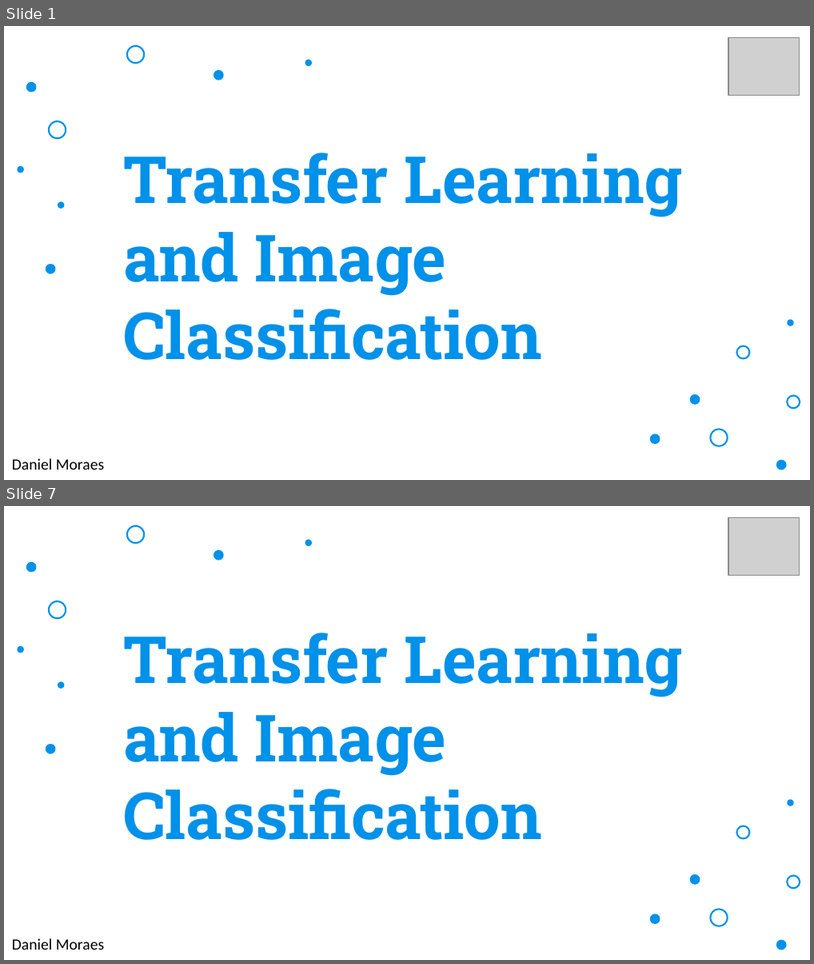
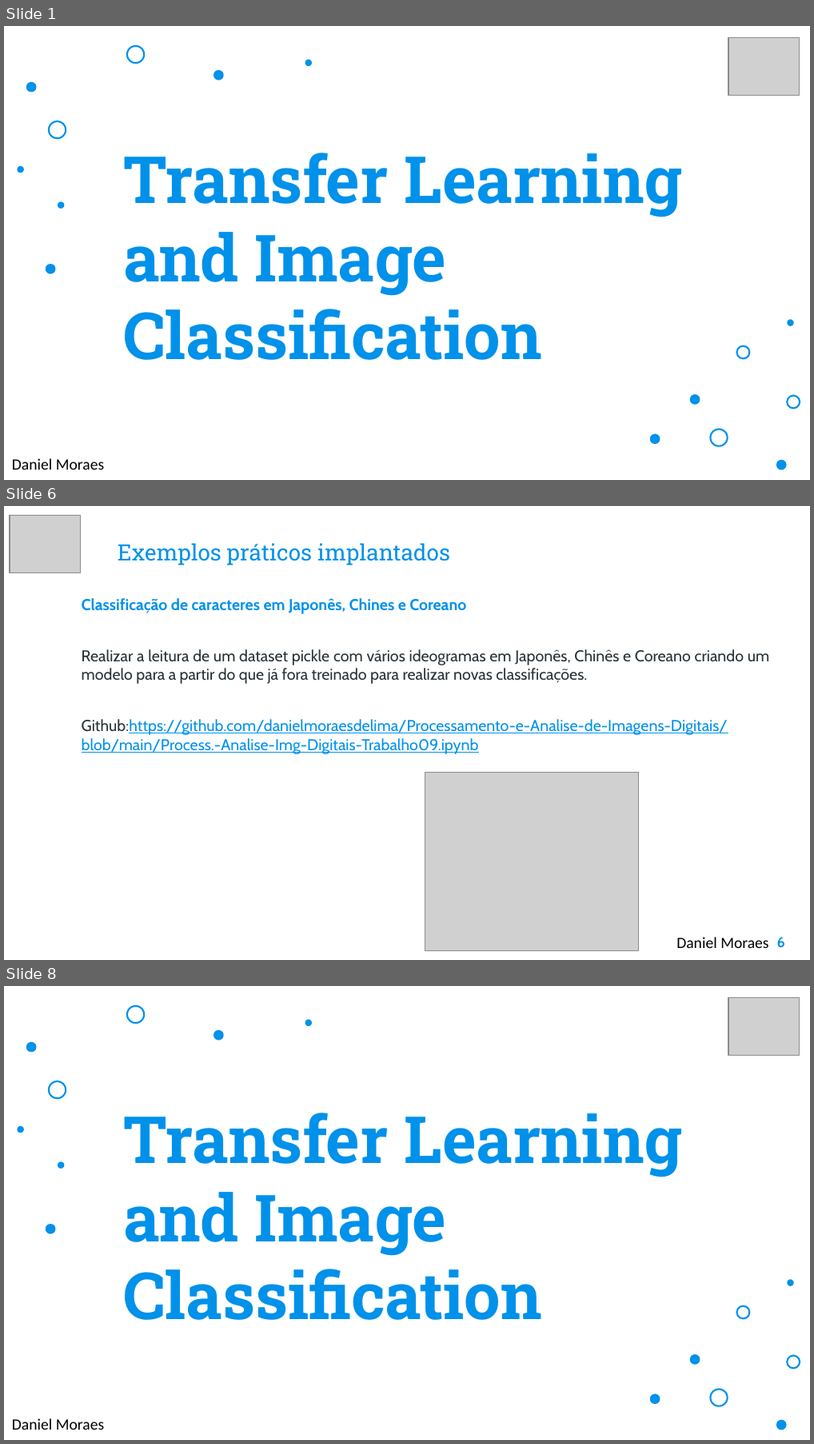
Before and after one commit to danielmoraesdelima/dissertacaounifor, a slide deck: Unifor - MIA - Transfer Learning and Image Classification.pptx. Shown one above the other, each under a label of ours: slides 1 and 7 before the commit, slides 1, 6 and 8 after it; the slides between them are not shown. The pictures are 814x964 and 814x1444 pixels, drawn with LibreOffice and Linux fonts; fonts in the diff are those of the drawing; grey boxes stand for pictures; background and template pictures are left out. Boxes give left, top, right and bottom in pixels: in the first picture for what was removed or moved away, otherwise in the second. Text is boxed around its words. In the diff, an @@ line names an element or a change of style, - is before the commit and + after.

```diff
--- a/Unifor - MIA - Transfer Learning and Image Classification.pptx
+++ b/Unifor - MIA - Transfer Learning and Image Classification.pptx
@@ slide 6 added at <box>4,506,810,960</box>, background picture (left out) @@
@@ picture added at <box>10,516,80,573</box> @@
@@ title added at <box>118,543,450,565</box>, 20 pt, text #0091EA @@
+Exemplos práticos implantados
@@ text added at <box>82,598,770,754</box>, 14 pt, text #0091EA @@
+Classificação de caracteres em Japonês, Chines e Coreano
+Realizar a leitura de um dataset pickle com vários ideogramas em Japonês, Chinês e Coreano criando um modelo para a partir do que já fora treinado para realizar novas classificações.
+Github:https://github.com/danielmoraesdelima/Processamento-e-Analise-de-Imagens-Digitais/blob/main/Process.-Analise-Img-Digitais-Trabalho09.ipynb
@@ picture added at <box>425,772,638,951</box> @@
@@ text added at <box>677,936,769,948</box>, 14 pt, text #000000 @@
+Daniel Moraes
@@ page number added at <box>778,936,786,948</box>, 13 pt, text #0091EA, bold @@
+6
@@ what was slide 7 is now slide 8 @@
```
Also in this commit, not shown: 1 slide changed, 4 other slides added, 4 slides removed.
